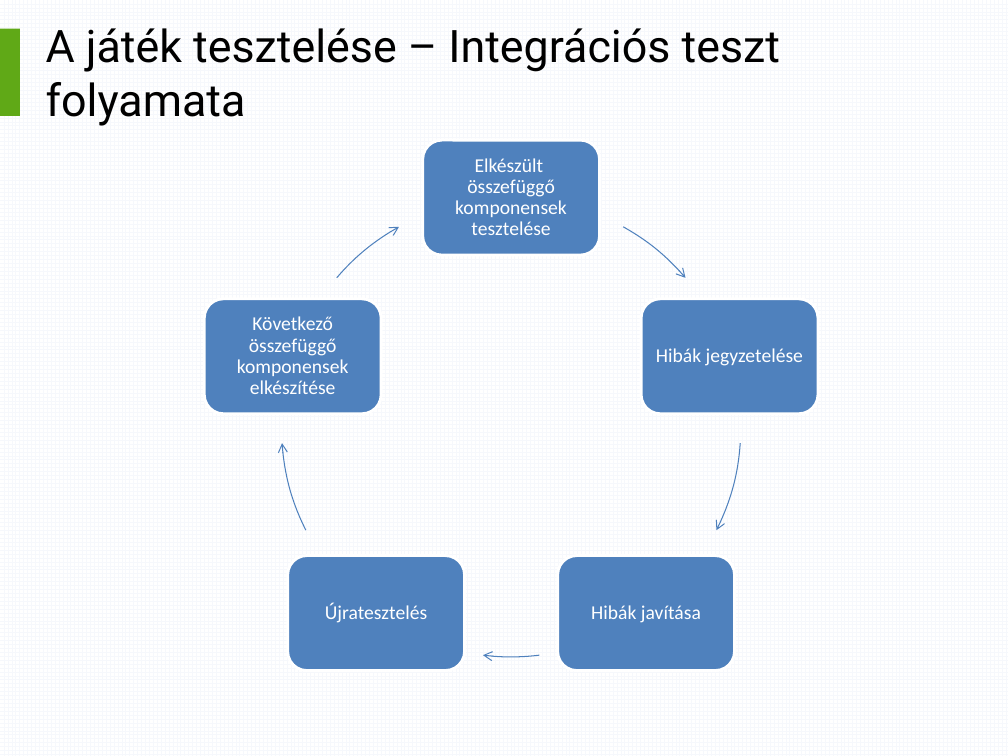
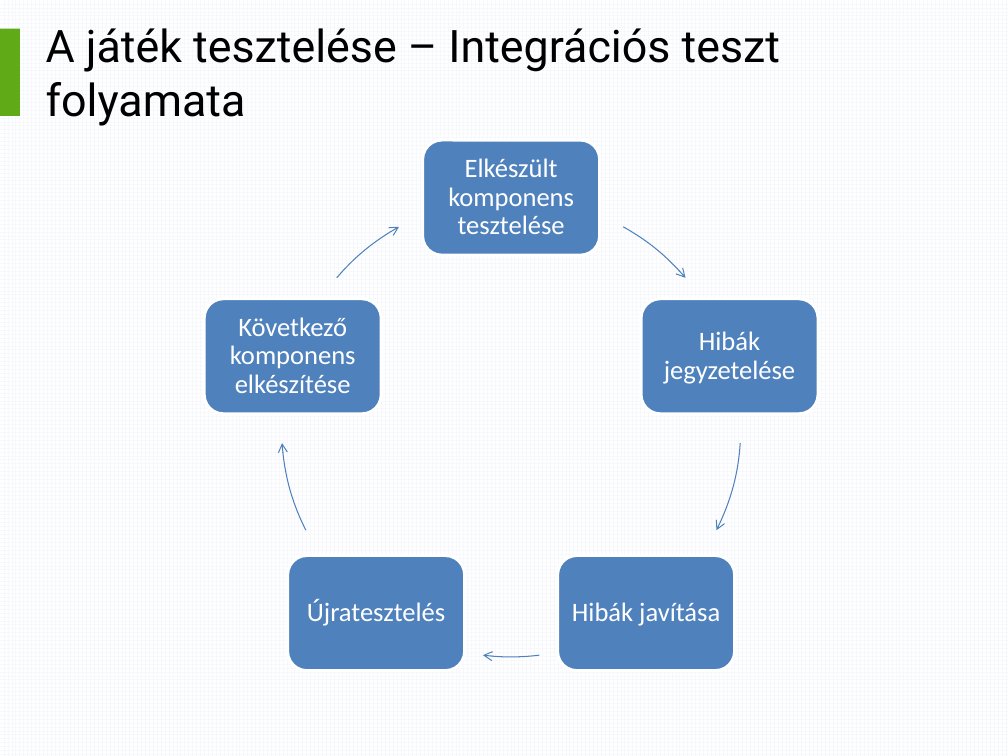
Before and after one commit to trnktms/ScarFly, a slide deck: slide 14 of ScarFly/Docs/Presentation.pptx. Drawn at 1008x756 pixels with LibreOffice and Linux fonts; fonts in the diff are those of the drawing. Boxes give left, top, right and bottom in pixels: in the first picture for what was removed or moved away, otherwise in the second. Text is boxed around its words. In the diff, an @@ line names an element or a change of style, - is before the commit and + after.

```diff
--- a/ScarFly/Docs/Presentation.pptx
+++ b/ScarFly/Docs/Presentation.pptx
@@ text at <box>448,158,574,234</box>: text changed; size 14 to 19 pt @@
-Elkészült összefüggő komponensek tesztelése
+Elkészült komponens tesztelése
@@ text at <box>230,317,356,393</box>: text changed; size 14 to 19 pt @@
-Következő összefüggő komponensek elkészítése
+Következő komponens elkészítése
@@ size 14 to 19 pt; more space between paragraphs in 3 elements at <box>664,331,795,384</box>, <box>572,602,720,626</box>, <box>307,599,445,626</box> @@
```
Also in this commit, not shown: 2 other slides changed, 1 slide removed, 24 other files.
